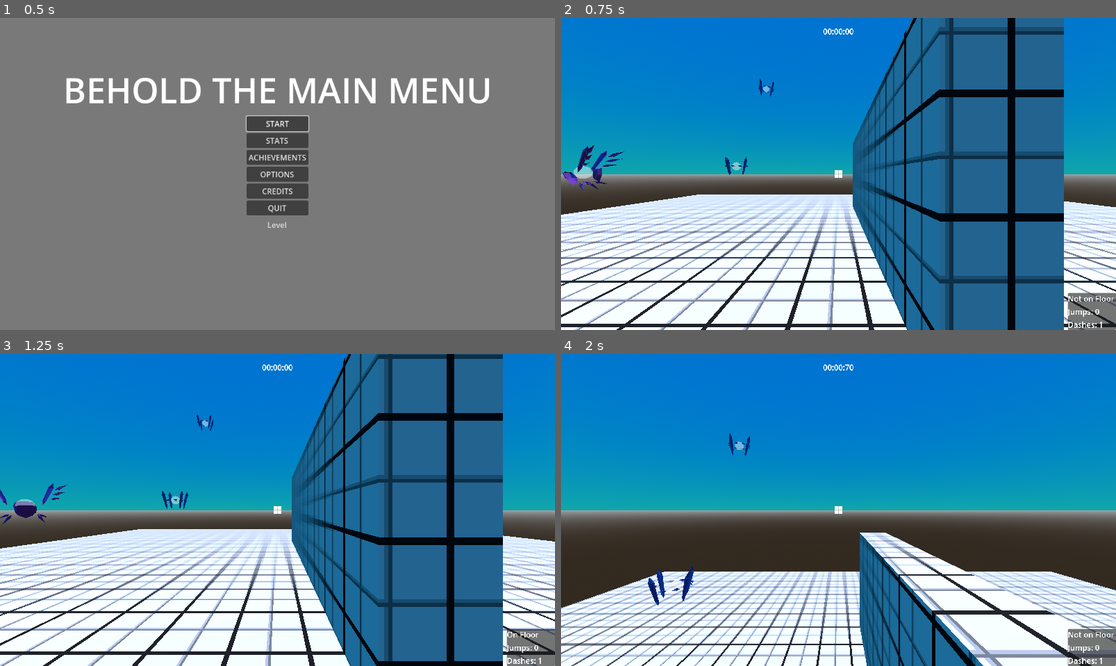
Above: before the commit, frames 1-4 (two rows, left to right).
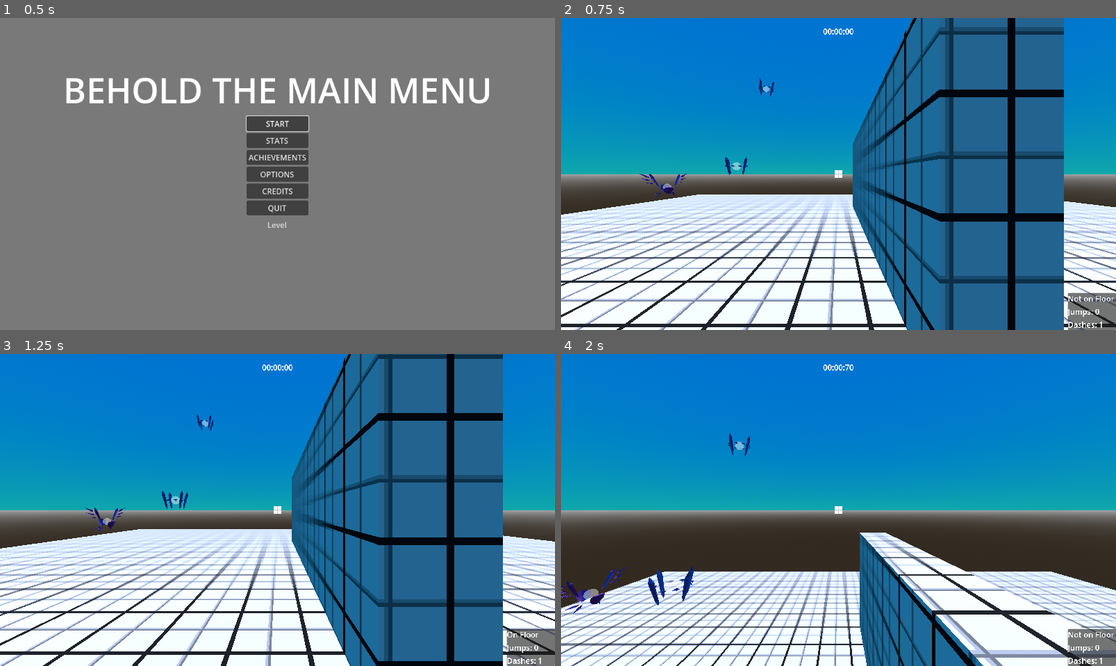
Above: after the commit, the same moments.

Repository: lucasrumney94/GodotGoneWild
Game: Godot game, scene res://Main/main_menu.tscn
Two runs of this game, one before a commit and one after it. Both use one fixed random seed, a clock stepped at 60 frames per second and the inputs below. The engine's default icon, where the game draws it, is replaced by a stand-in: a white triangle on a blue panel in a dark square.
Inputs (mouse positions are in pixels of both pictures, inside the frame that each line leads up to):
- Up to frame 1 (0.5 s): no input
- Up to frame 2 (0.75 s): click "START" at 0.5 s
- Up to frame 3 (1.25 s): no input
- Up to frame 4 (2 s): move the mouse to (866, 510) at 1.27 s; hold W (move_forward) from 1.28 s (still down); click (866, 510) at 1.35 s; tap Space (jump) at 1.52 s

Frame 1 is identical in both runs. In frame 2, 0.6% of the frame differs, in the area x 0-23%, y 40-58%; in frame 3, 0.5%; in frame 4, 0.3%.

Commit message:
added slow time delay thing

Diff:
--- a/godot-wild-tower/Main/main_game.tscn
+++ b/godot-wild-tower/Main/main_game.tscn
@@ -122,8 +122,8 @@
 [node name="BasicEnemy10" parent="." instance=ExtResource("6_kji67")]
 transform = Transform3D(1, 0, 0, 0, 1, 0, 0, 0, 1, -3.69269, 45.0464, 4.66635)
 
-[node name="MobileEnemy_OUTLINE" parent="." instance=ExtResource("7_7tlvw")]
-transform = Transform3D(1, 0, 0, 0, 1, 0, 0, 0, 1, -9.53243, 1.70001, -2.06288)
-
 [node name="TurretEnemy" parent="." instance=ExtResource("8_7ah3a")]
 transform = Transform3D(1, 0, 0, 0, 1, 0, 0, 0, 1, 7.09844, 0.5, -4.59492)
+
+[node name="MobileEnemy" parent="." instance=ExtResource("7_7tlvw")]
+transform = Transform3D(1, 0, 0, 0, 1, 0, 0, 0, 1, -11.4435, 0.139019, -7.39315)
--- a/godot-wild-tower/Objects/Player/player.gd
+++ b/godot-wild-tower/Objects/Player/player.gd
@@ -302,7 +302,7 @@
 		#dash_forward()
 		return
 
-	if abs(enemy.global_position.z - global_position.z) > vertical_dash_limit:
+	if abs(enemy.global_position.y - global_position.y) > vertical_dash_limit:
 		return
 
 	is_dashing = true
@@ -373,20 +373,30 @@
 func temporal_shift():
 	if time_tween != null:
 		time_tween.kill()
-	Engine.time_scale = 0.1
+	#Engine.time_scale = 0.1
+	gravity_mult = 0.1
+
 	time_tween = create_tween()
-	time_tween.chain()
-	time_tween.tween_property(self, "scale", Vector3.ONE, slow_time_duration)
-	gravity_mult = 0.1
-	time_tween.set_parallel()
+
+	#...Hopefully we don't change the scale, this is just a delay timer
+	time_tween.tween_property(self, "scale", Vector3.ONE, slow_time_delay)
+	time_tween.parallel().tween_method(slow_time, 1.0, 0.1, slow_time_delay)
+	#time_tween.chain()
+	#time_tween.set_parallel()
+
 	time_tween.tween_method(set_time_scale, 0.1, 1.0, slow_time_duration).set_ease(Tween.EASE_IN)
 	#time_tween.tween_property(Engine, "time_scale", 1.0, 1.0).set_ease(Tween.EASE_IN)
 
-
-	time_tween.tween_property(self, "gravity_mult", 1.0, slow_time_duration).set_ease(Tween.EASE_IN)
+	time_tween.parallel().tween_property(self, "gravity_mult", 1.0, slow_time_duration).set_ease(Tween.EASE_IN)
 
 
 func set_time_scale(time_scale: float):
+	Engine.time_scale = time_scale
+	#gravity_mult = time_scale
+	readjust_tween_time_scale(time_scale)
+
+
+func slow_time(time_scale: float):
 	Engine.time_scale = time_scale
 	readjust_tween_time_scale(time_scale)
 
@@ -408,9 +418,19 @@
 		effect_enemy_outline(false)
 	else:
 		var collider = %RayCastEyes.get_collider()
+		if collider != current_enemy && current_enemy != null:
+			%Crosshair.modulate = Color.WHITE
+			effect_enemy_outline(false)
+		if collider == null:
+			return
 		if (collider.get_collision_layer() & 2):
+			if abs(collider.global_position.y - global_position.y) > vertical_dash_limit:
+				if collider == current_enemy:
+					%Crosshair.modulate = Color.WHITE
+					effect_enemy_outline(false)
+				return
 			if current_enemy != collider:
-				effect_enemy_outline(false)
+				#effect_enemy_outline(false)
 				current_enemy = collider
 				for child in collider.get_children():
 					if child is Outliner:
--- a/godot-wild-tower/Objects/Player/player.tscn
+++ b/godot-wild-tower/Objects/Player/player.tscn
@@ -40,9 +40,7 @@
 script = ExtResource("1_l1h35")
 SPEED = 10.0
 JUMP_VELOCITY = 8.0
-dash_pop = 4.0
 slow_time_duration = 2.0
-slow_time_delay = 1.0
 
 [node name="PlayerHUD" type="Control" parent="."]
 layout_mode = 3
Not shown: 1 places in godot-wild-tower/Main/main_game.tscn that only renumber resources
